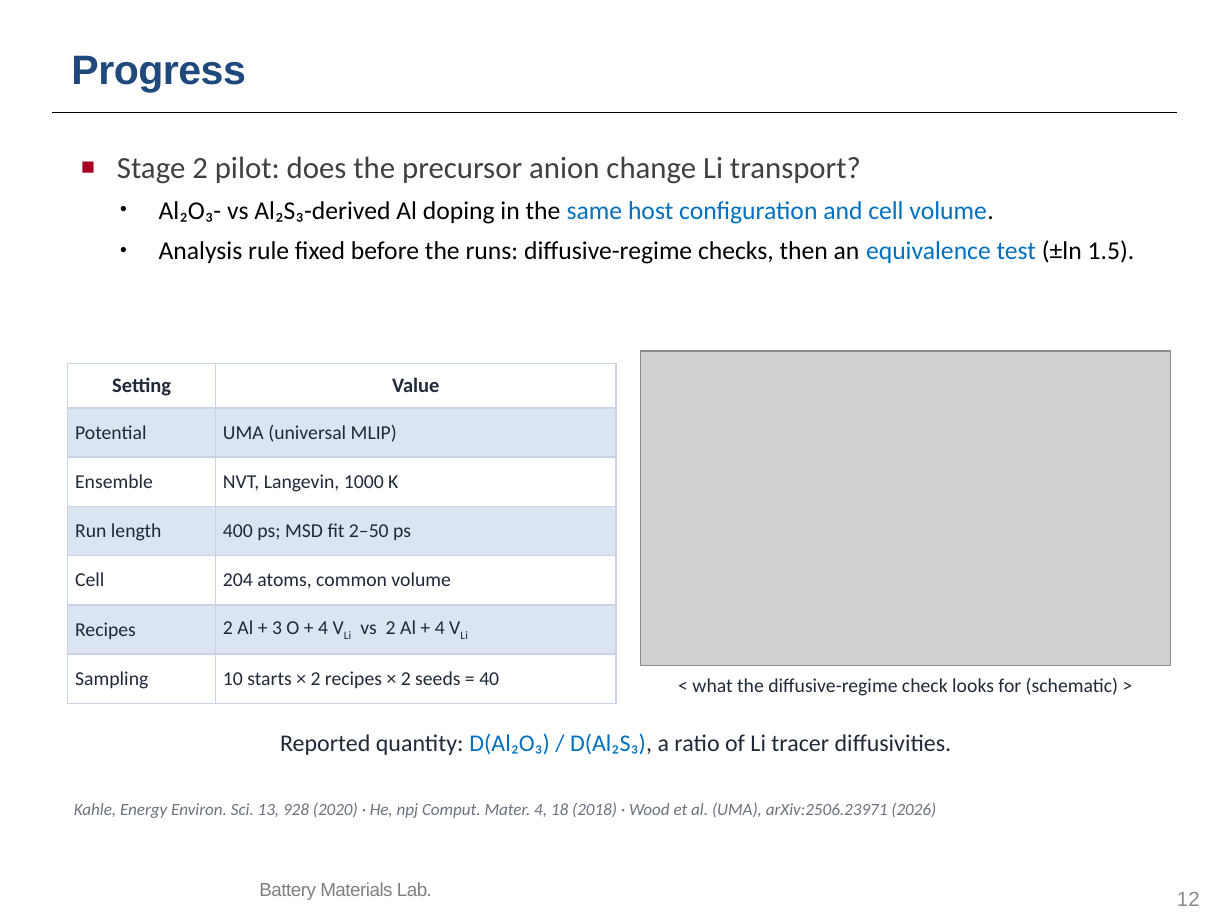
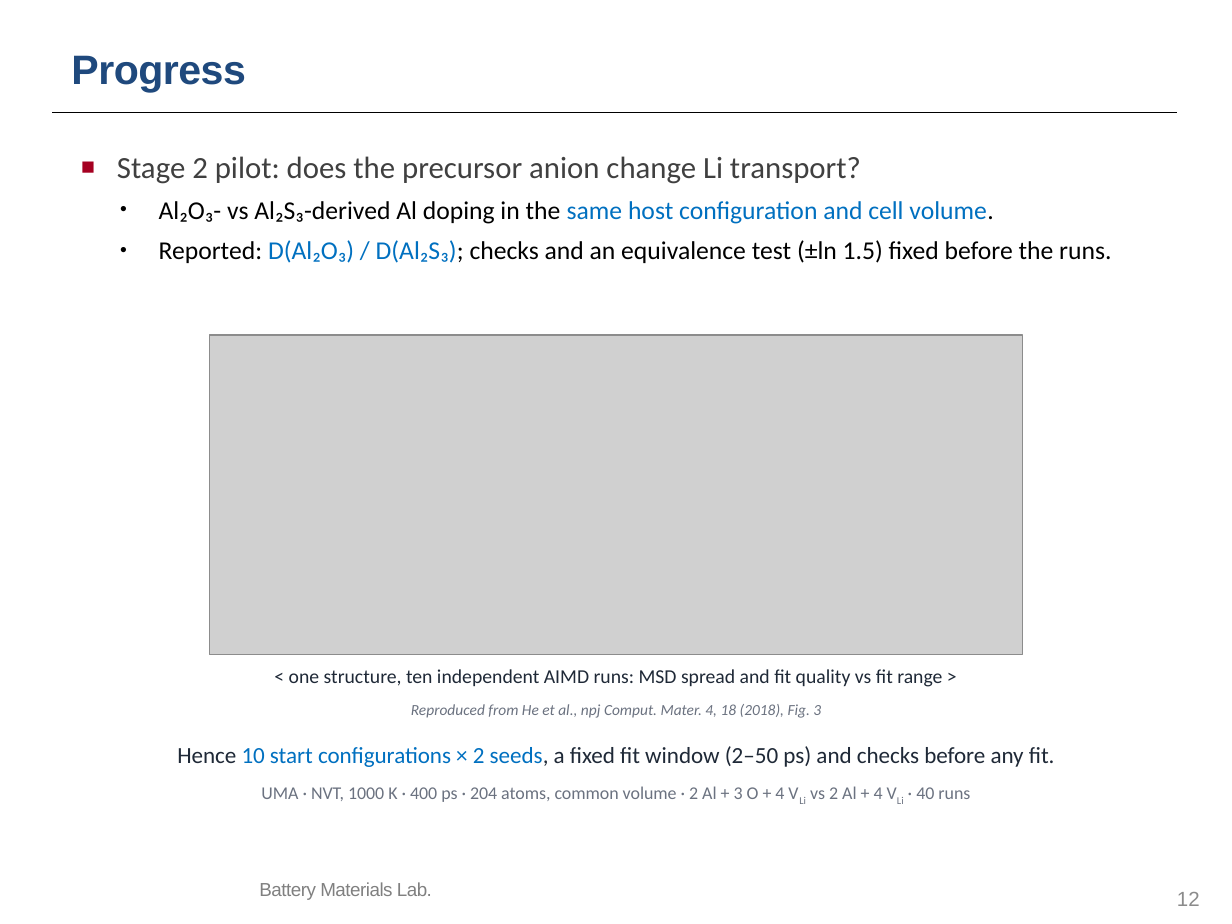
Before and after one commit to yonghoon7153-source/Yonghoon-DEM-DFT, a slide deck: slide 12 of kb/seminars/Research_Seminar_2026_10_13_cascade_progress_lean.pptx. Drawn at 1232x924 pixels with LibreOffice and Linux fonts; fonts in the diff are those of the drawing; grey boxes stand for pictures; background and template pictures are left out. Boxes give left, top, right and bottom in pixels: in the first picture for what was removed or moved away, otherwise in the second. Text is boxed around its words. In the diff, an @@ line names an element or a change of style, - is before the commit and + after.

```diff
--- a/kb/seminars/Research_Seminar_2026_10_13_cascade_progress_lean.pptx
+++ b/kb/seminars/Research_Seminar_2026_10_13_cascade_progress_lean.pptx
@@ text at (x1=159, y1=240, x2=1111, y2=263): text changed @@
-• Analysis rule fixed before the runs: diffusive-regime checks, then an equivalence test (±ln 1.5).
+• Reported: D(Al₂O₃) / D(Al₂S₃); checks and an equivalence test (±ln 1.5) fixed before the runs.
@@ picture added at (x1=209, y1=335, x2=1023, y2=655) @@
@@ picture removed at (x1=641, y1=351, x2=1170, y2=665) @@
@@ table removed at (x1=68, y1=363, x2=616, y2=703), 7 rows, 2 columns @@
-Setting | Value
-Potential | UMA (universal MLIP)
-Ensemble | NVT, Langevin, 1000 K
-Run length | 400 ps; MSD fit 2–50 ps
-Cell | 204 atoms, common volume
-Recipes | 2 Al + 3 O + 4 VLi vs 2 Al + 4 VLi
-Sampling | 10 starts × 2 recipes × 2 seeds = 40
@@ text added at (x1=289, y1=669, x2=942, y2=687), 11.5 pt, text #1F2937 @@
+< one structure, ten independent AIMD runs: MSD spread and fit quality vs fit range >
@@ text removed at (x1=692, y1=678, x2=1118, y2=696) @@
-< what the diffusive-regime check looks for (schematic) >
@@ text at (x1=411, y1=704, x2=821, y2=718): text changed; size 10 to 9 pt @@
-Kahle, Energy Environ. Sci. 13, 928 (2020) · He, npj Comput. Mater. 4, 18 (2018) · Wood et al. (UMA), arXiv:2506.23971 (2026)
+Reproduced from He et al., npj Comput. Mater. 4, 18 (2018), Fig. 3
@@ text added at (x1=177, y1=746, x2=1055, y2=767), 13.5 pt, text #1F2937 @@
+Hence 10 start configurations × 2 seeds, a fixed fit window (2–50 ps) and checks before any fit.
@@ text removed at (x1=280, y1=733, x2=952, y2=755) @@
-Reported quantity: D(Al₂O₃) / D(Al₂S₃), a ratio of Li tracer diffusivities.
@@ text added at (x1=261, y1=786, x2=970, y2=802), 10.5 pt, text #6B7280 @@
+UMA · NVT, 1000 K · 400 ps · 204 atoms, common volume · 2 Al + 3 O + 4 VLi vs 2 Al + 4 VLi · 40 runs
```
Also in this commit, not shown: 4 other slides changed, 14 other files.
